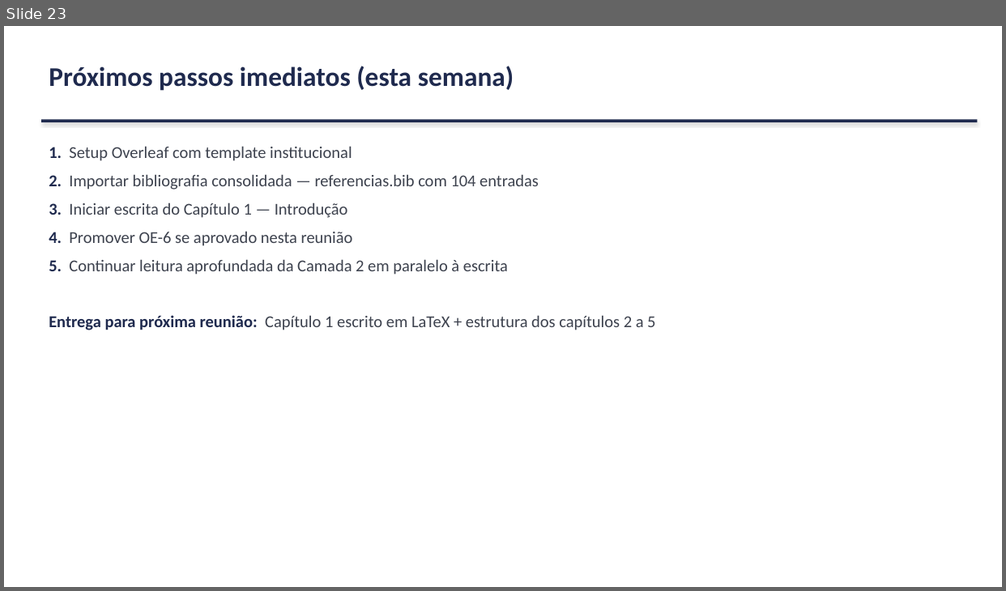
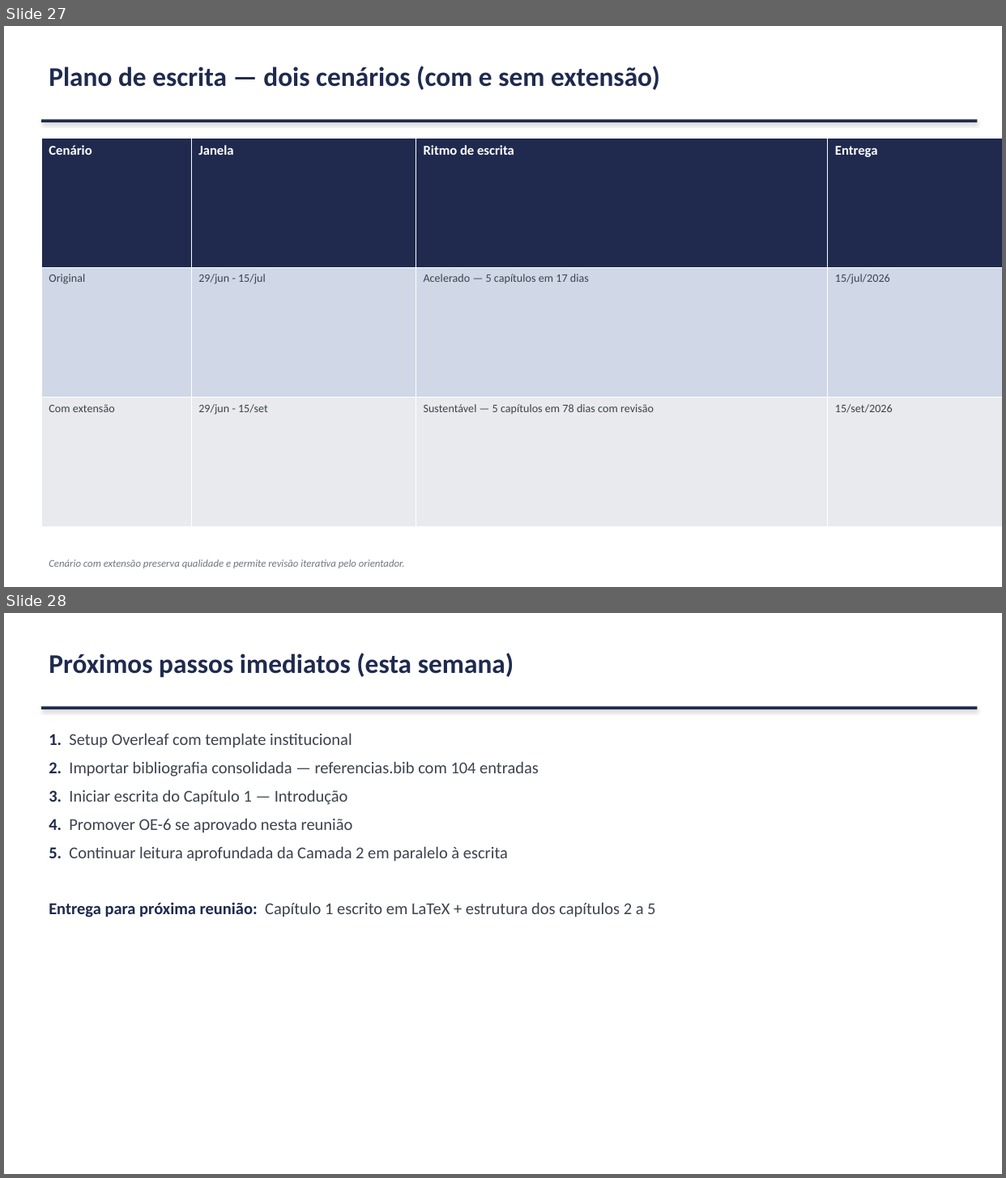
Before and after one commit to marcellozzetti/Facial-Recognition-Models-Mitigating-Bias, a slide deck: docs/ativo/material_reuniao_orientador_2026-06-28.pptx. Shown one above the other, each under a label of ours: slide 23 before the commit, slides 27 and 28 after it. The pictures are 1006x591 and 1006x1178 pixels, drawn with LibreOffice and Linux fonts; fonts in the diff are those of the drawing. Boxes give left, top, right and bottom in pixels: in the first picture for what was removed or moved away, otherwise in the second. Text is boxed around its words. In the diff, an @@ line names an element or a change of style, - is before the commit and + after.

```diff
--- a/docs/ativo/material_reuniao_orientador_2026-06-28.pptx
+++ b/docs/ativo/material_reuniao_orientador_2026-06-28.pptx
@@ slide 27 added at [4, 26, 1002, 587], background #FFFFFF @@
@@ text added at [49, 66, 660, 90], 26 pt, text #1F2A4E, bold @@
+Plano de escrita — dois cenários (com e sem extensão)
@@ rectangle added at [41, 120, 978, 122], fill #1F2A4E @@
@@ table added at [41, 139, 1002, 527], 3 rows, 4 columns @@
+Cenário | Janela | Ritmo de escrita | Entrega
+Original | 29/jun - 15/jul | Acelerado — 5 capítulos em 17 dias | 15/jul/2026
+Com extensão | 29/jun - 15/set | Sustentável — 5 capítulos em 78 dias com revisão | 15/set/2026
@@ text added at [49, 560, 405, 569], 10 pt, text #707682, italic @@
+Cenário com extensão preserva qualidade e permite revisão iterativa pelo orientador.
@@ what was slide 23 is now slide 28 @@
```
Also in this commit, not shown: 4 slides changed, 5 other slides added, 1 slide removed, 6 other files.
